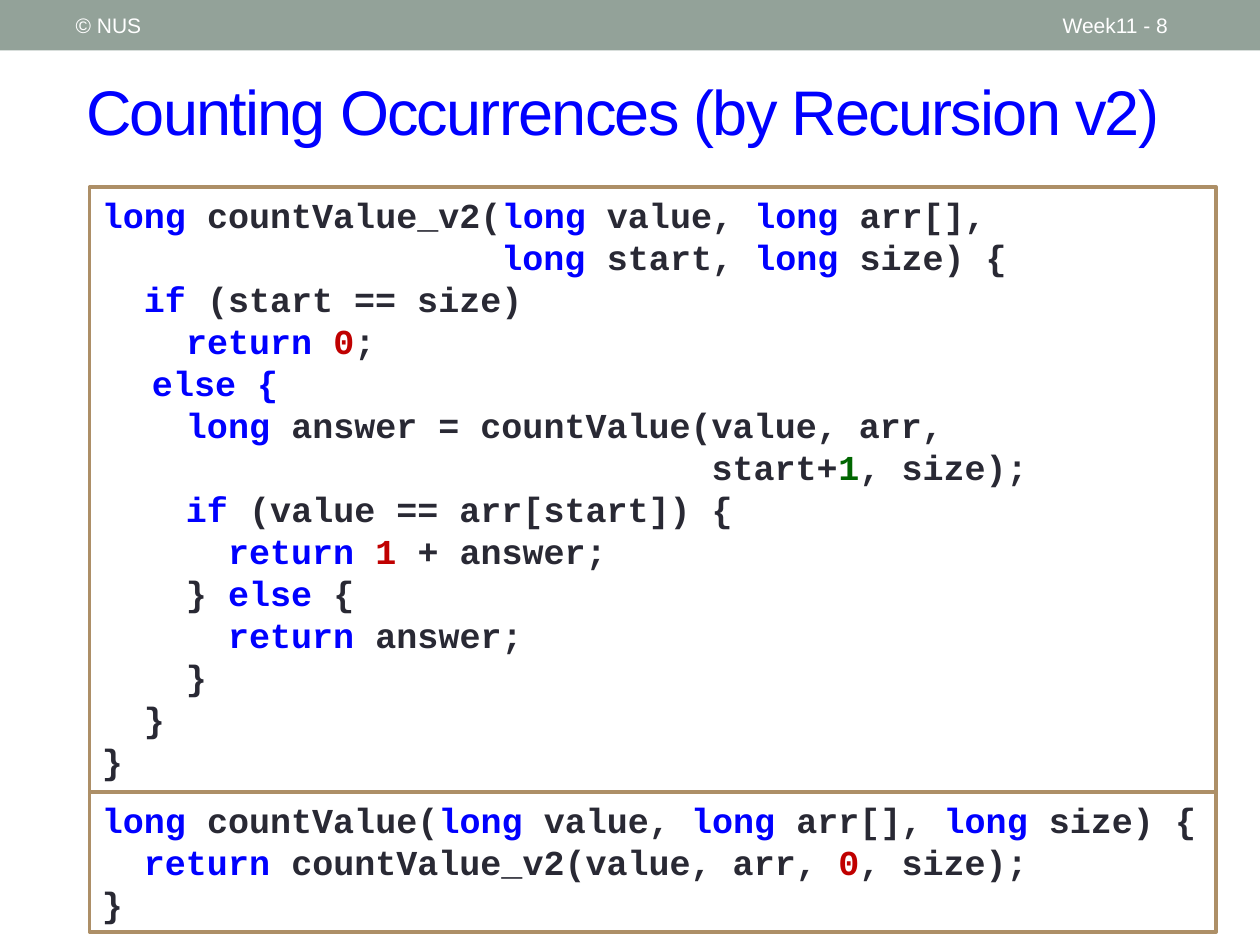
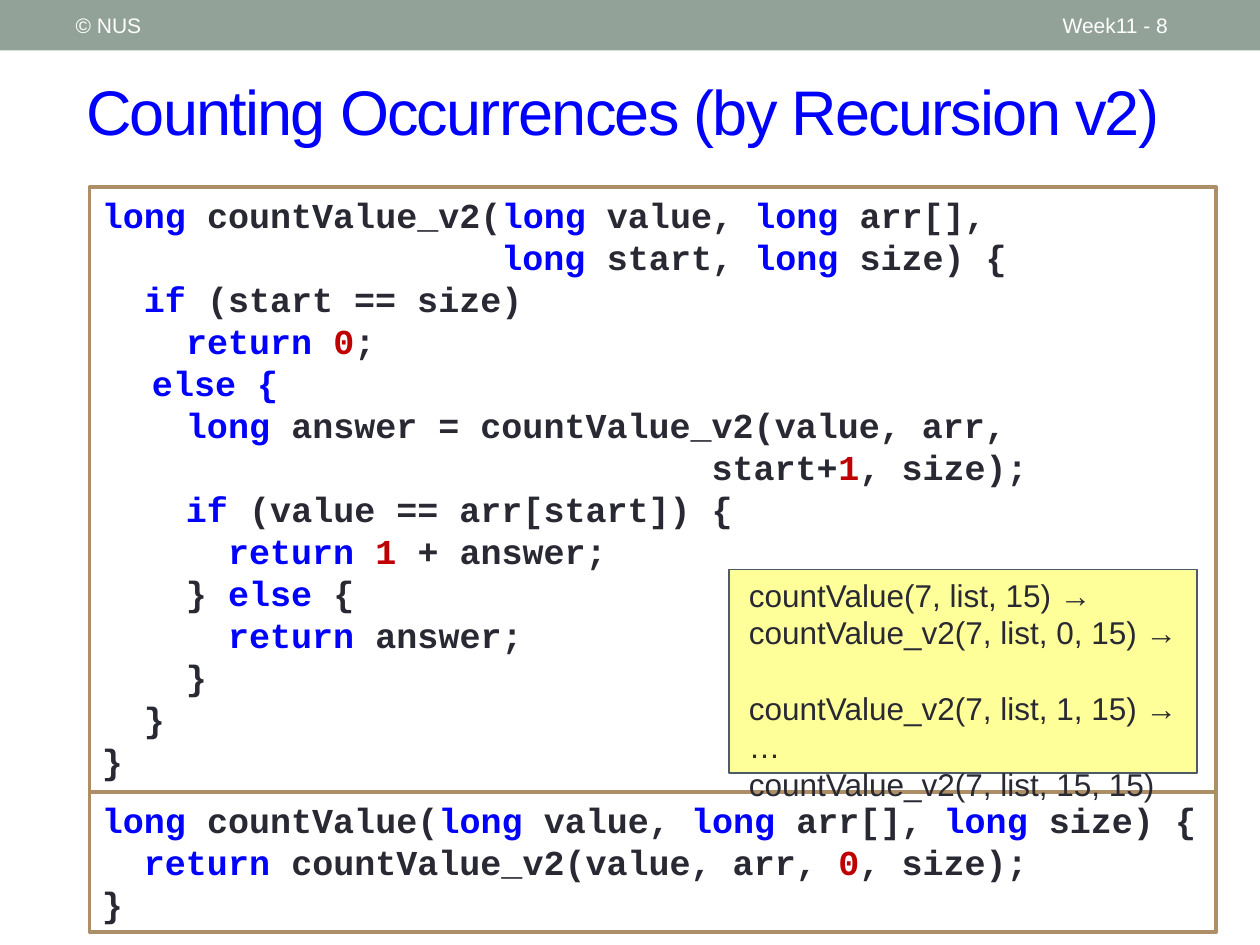
Before and after one commit to nus-cs1010-2021-s2/website, a slide deck: slide 8 of slides/Week11_Recap.pptx. Drawn at 1260x945 pixels with LibreOffice and Linux fonts; fonts in the diff are those of the drawing. Boxes give left, top, right and bottom in pixels: in the first picture for what was removed or moved away, otherwise in the second. Text is boxed around its words. In the diff, an @@ line names an element or a change of style, - is before the commit and + after.

```diff
--- a/slides/Week11_Recap.pptx
+++ b/slides/Week11_Recap.pptx
@@ text in rectangle at [186,413,1028,488]: text changed @@
-long answer = countValue(value, arr,
-start+1, size);
+long answer = countValue_v2(value, arr,
+start+1, size);
@@ rectangle added at [728,570,1197,774], fill #FFFF99, outline #4C5A6A 1 pt, 18 pt, text #292934 @@
+    countValue(7, list, 15) →
+    countValue_v2(7, list, 0, 15) →
+    countValue_v2(7, list, 1, 15) →
+    …
+    countValue_v2(7, list, 15, 15)
```
Also in this commit, not shown: 3 other slides changed, 9 slides added, 4 other files.
